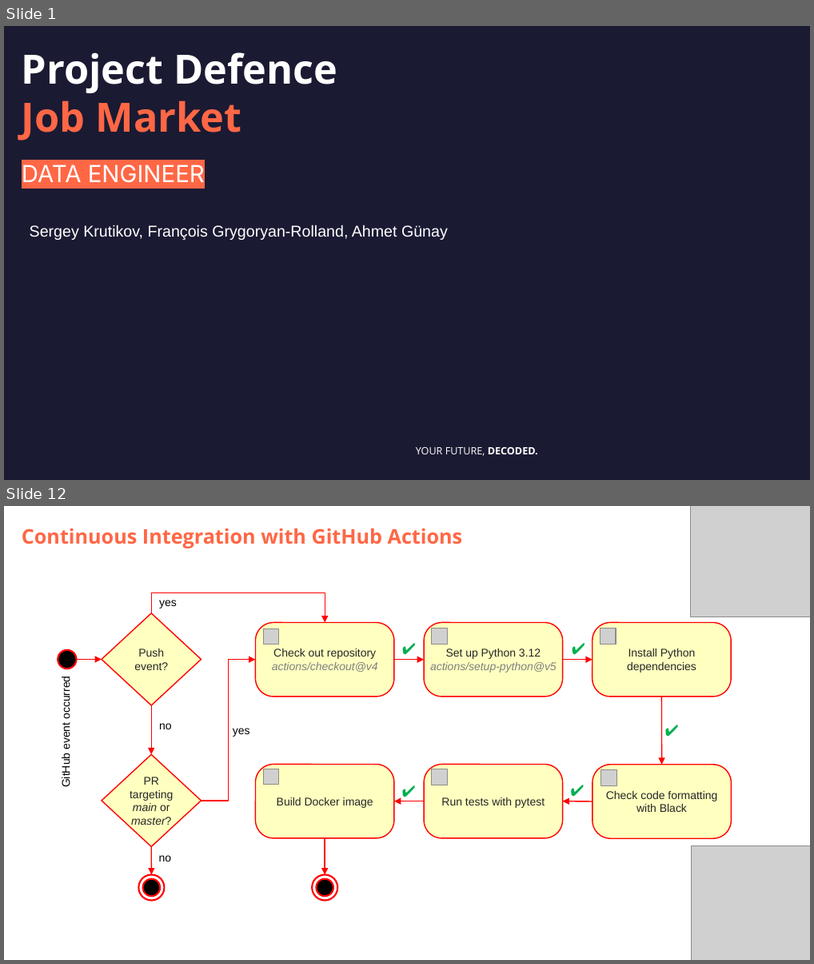
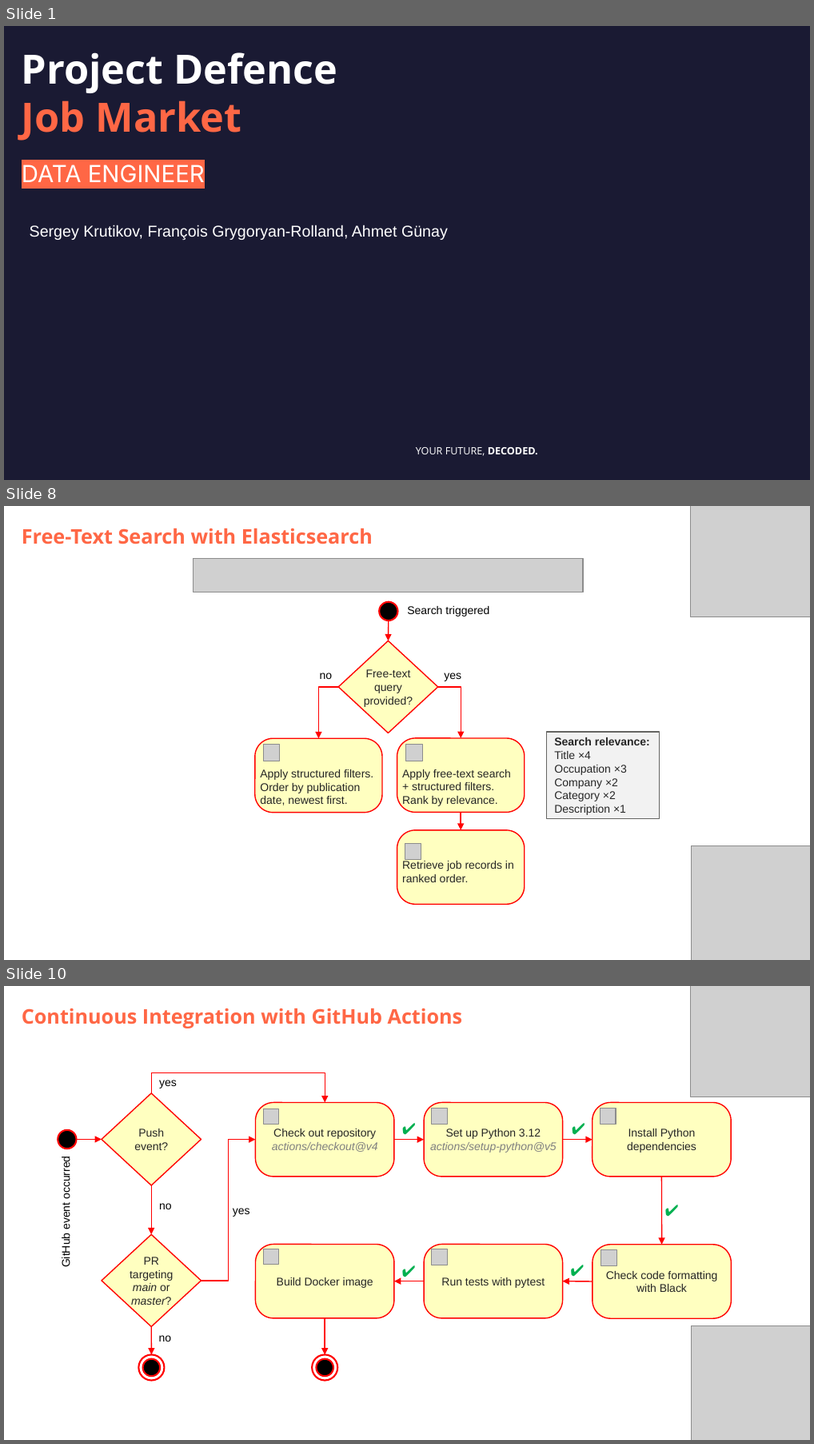
Before and after one commit to DataScientest-Studio/jun26bde-job-market, a slide deck: docs/defence/Defence.pptx. Shown one above the other, each under a label of ours: slides 1 and 12 before the commit, slides 1, 8 and 10 after it; the slides between them are not shown. The pictures are 814x964 and 814x1444 pixels, drawn with LibreOffice and Linux fonts; fonts in the diff are those of the drawing; grey boxes stand for pictures; background and template pictures are left out. Boxes give left, top, right and bottom in pixels: in the first picture for what was removed or moved away, otherwise in the second. Text is boxed around its words. In the diff, an @@ line names an element or a change of style, - is before the commit and + after.

```diff
--- a/docs/defence/Defence.pptx
+++ b/docs/defence/Defence.pptx
@@ slide 8 added at <box>4,506,810,960</box>, background #FFFFFF @@
@@ subtitle added at <box>22,528,373,544</box>, 18 pt, text #FF6745, bold @@
+Free-Text Search with Elasticsearch
@@ picture added at <box>691,506,810,617</box> @@
@@ picture added at <box>194,559,583,592</box> @@
@@ ellipse added at <box>379,602,398,620</box>, fill #000000, outline #FF0000 1.5 pt @@
@@ arrow added from (389, 620) to (389, 640), #FF0000 1 pt @@
@@ text added at <box>407,606,490,616</box>, 10 pt, text #000000 @@
+Search triggered
@@ diamond added at <box>338,640,438,732</box>, fill #FFFFC0, outline #FF0000 1 pt, 10 pt, text #262626 @@
+Free-text query provided?
@@ text added at <box>320,672,333,679</box>, 10 pt, text #000000 @@
+no
@@ text added at <box>444,672,462,681</box>, 10 pt, text #000000 @@
+yes
@@ elbow arrow added from (338, 687) to (318, 738), #FF0000 1 pt @@
@@ elbow arrow added from (438, 687) to (462, 738), #FF0000 1 pt @@
@@ rounded rectangle added at <box>254,738,382,812</box>, fill #FFFFC0, outline #FF0000 1 pt, 10 pt, text #262626 @@
+Apply structured filters. Order by publication date, newest first.
@@ picture added at <box>264,744,280,760</box> @@
@@ rounded rectangle added at <box>398,738,525,812</box>, fill #FFFFC0, outline #FF0000 1 pt, 10 pt, text #262626 @@
+Apply free-text search + structured filters.
+Rank by relevance.
@@ picture added at <box>406,744,422,761</box> @@
@@ rectangle added at <box>546,732,660,818</box>, fill #F2F2F2, outline #666563 1 pt, 10 pt, text #262626 @@
+Search relevance:
+Title ×4
+Occupation ×3
+Company ×2
+Category ×2
+Description ×1
@@ arrow added from (462, 812) to (462, 830), #FF0000 1 pt @@
@@ rounded rectangle added at <box>398,830,525,904</box>, fill #FFFFC0, outline #FF0000 1 pt, 10 pt, text #262626 @@
+Retrieve job records in ranked order.
@@ picture added at <box>406,843,421,860</box> @@
@@ picture added at <box>691,845,810,960</box> @@
@@ what was slide 12 is now slide 10 @@
```
Also in this commit, not shown: 9 slides changed, 4 other slides added, 4 slides removed, 2 other files.
